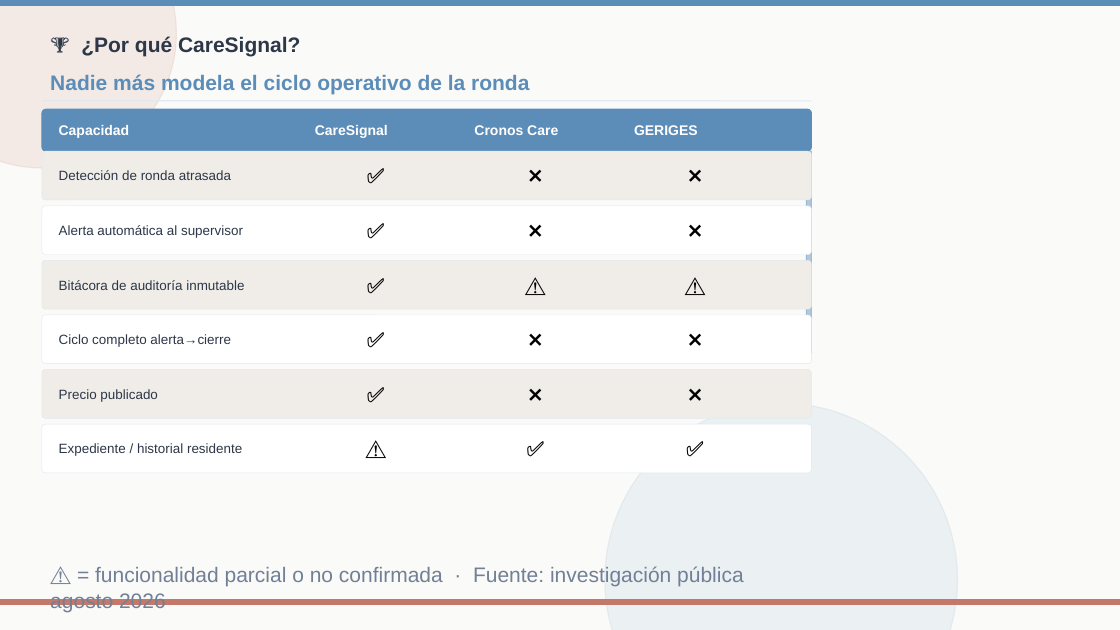
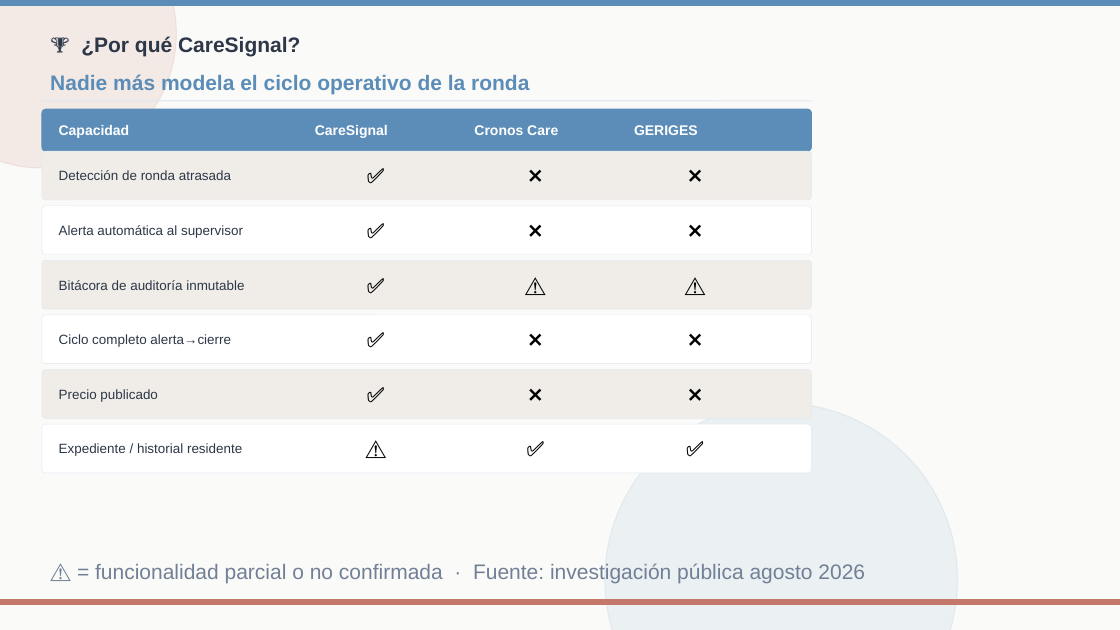
Before and after one commit to RobertMX23/CareSignalAPP, a slide deck: slide 9 of business/CareSignal_Pitch_Deck.pptx. Drawn at 1120x630 pixels with LibreOffice and Linux fonts; fonts in the diff are those of the drawing. Boxes give left, top, right and bottom in pixels: in the first picture for what was removed or moved away, otherwise in the second. Text is boxed around its words. In the diff, an @@ line names an element or a change of style, - is before the commit and + after.

```diff
--- a/business/CareSignal_Pitch_Deck.pptx
+++ b/business/CareSignal_Pitch_Deck.pptx
@@ rectangle removed at [807, 151, 812, 353] @@
@@ text "⚠️ = funcionalidad parcial o ..." rewrapped from [50, 566, 744, 612] to [95, 563, 865, 583] @@
```
Also in this commit, not shown: 12 other slides changed, 1 other file.
